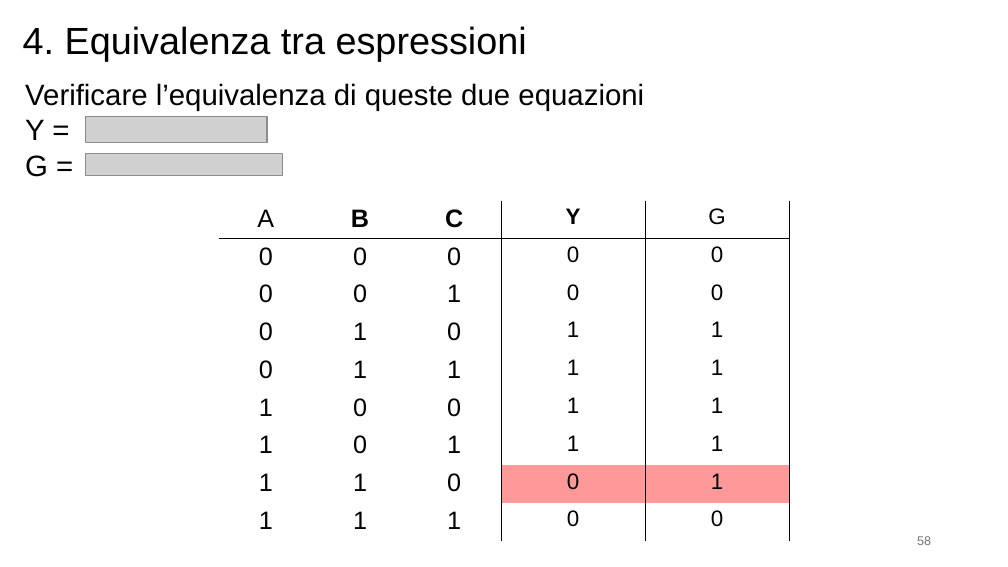
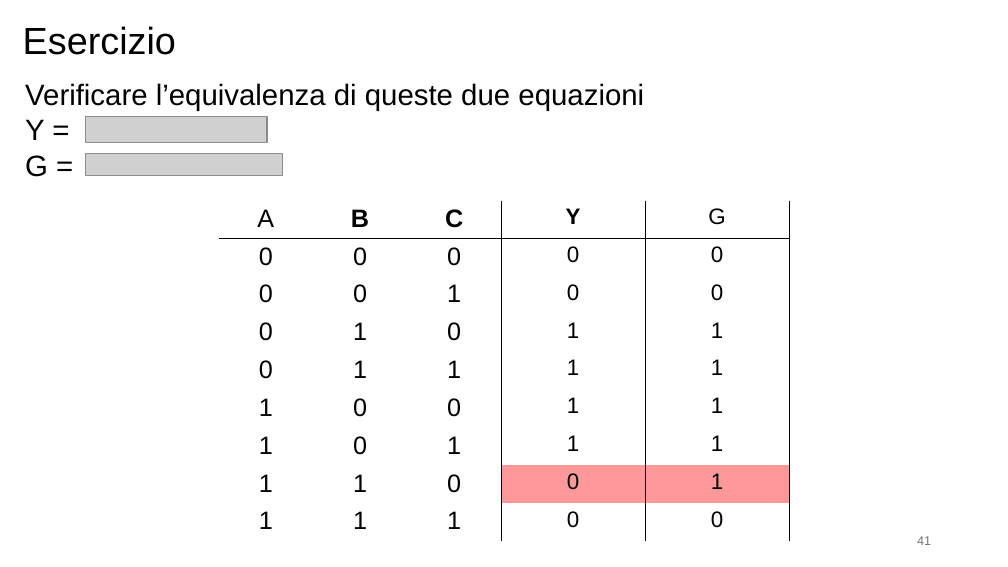
Before and after one commit to alesandu/Uni, a slide deck: slide 41 of Magistrale/Tutoraggio/IO/slide2.pptx (slide 58 before the commit). Drawn at 1008x567 pixels with LibreOffice and Linux fonts; fonts in the diff are those of the drawing; grey boxes stand for pictures. Boxes give left, top, right and bottom in pixels: in the first picture for what was removed or moved away, otherwise in the second. Text is boxed around its words. In the diff, an @@ line names an element or a change of style, - is before the commit and + after.

```diff
--- a/Magistrale/Tutoraggio/IO/slide2.pptx
+++ b/Magistrale/Tutoraggio/IO/slide2.pptx
@@ text at [23, 26, 176, 55]: text changed @@
-4. Equivalenza tra espressioni
+Esercizio
@@ page number at [917, 536, 931, 545]: text changed @@
-58
+41
```
Also in this commit, not shown: 6 other slides changed, 5 slides added, 18 slides removed, 7 other files.
